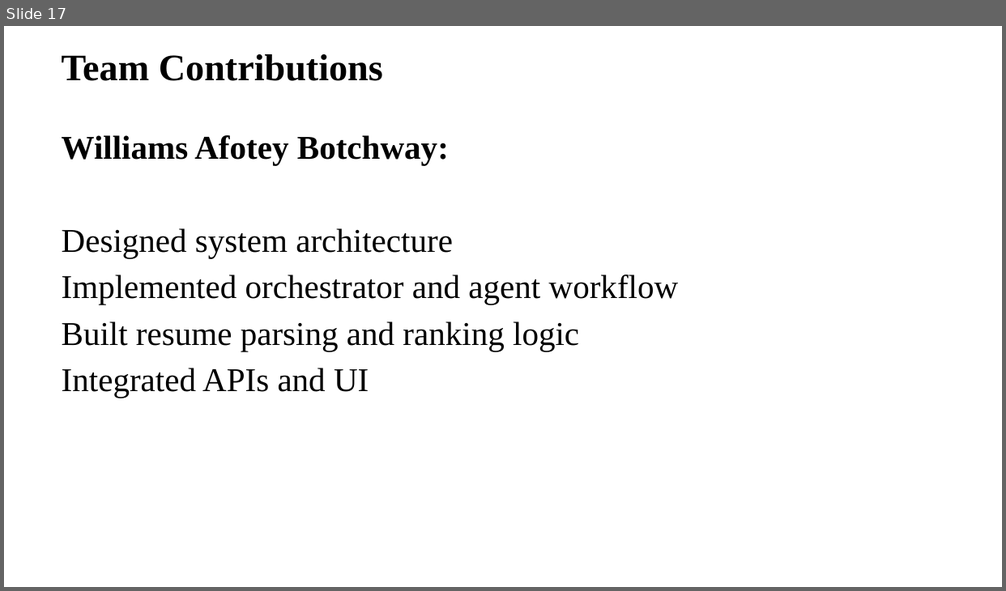
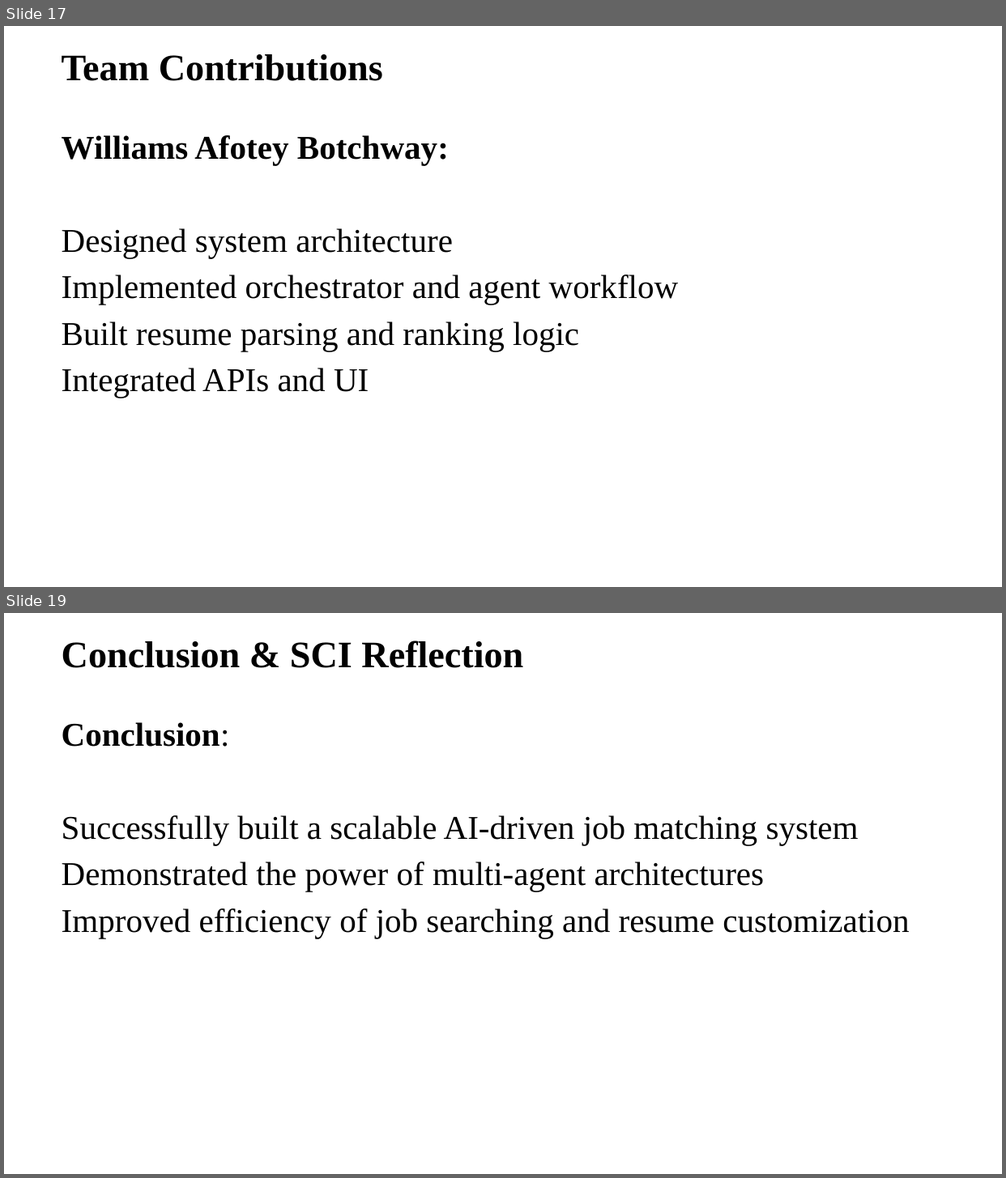
Before and after one commit to AMS-JR/ai-career-assistant, a slide deck: presentation.pptx. Shown one above the other, each under a label of ours: slide 17 before the commit, slides 17 and 19 after it; the slides between them are not shown. The pictures are 1006x591 and 1006x1178 pixels, drawn with LibreOffice and Linux fonts; fonts in the diff are those of the drawing; background and template pictures are left out. Boxes give left, top, right and bottom in pixels: in the first picture for what was removed or moved away, otherwise in the second. Text is boxed around its words. In the diff, an @@ line names an element or a change of style, - is before the commit and + after.

```diff
--- a/presentation.pptx
+++ b/presentation.pptx
@@ slide 19 added at (4, 613, 1002, 1174), background picture (left out) @@
@@ title added at (62, 641, 523, 668), 36 pt, text #000000, bold @@
+Conclusion & SCI Reflection
@@ text added at (62, 722, 909, 939), 32 pt, text #000000 @@
+Conclusion:
+Successfully built a scalable AI-driven job matching system
+Demonstrated the power of multi-agent architectures
+Improved efficiency of job searching and resume customization
```
Also in this commit, not shown: 2 other slides added.
